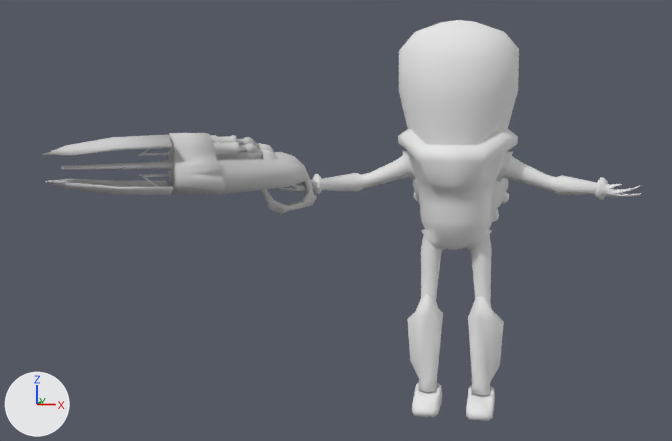
A saved change to the Blender file Tools/Models/Players/martianwarrior.blend.
One viewpoint serves both versions: a camera (50 mm lens) standing at (13.3, -139.2, 33.1) and looking at (-18.2, 5.2, 17.0). Lighting does not change. The marker at lower left points along +X, +Y and +Z.

Before the edit, the objects in view are built like this:
```python
ob_blaster = bpy.data.objects.new('blaster', me_blaster)
ob_blaster.location = (-7.8, 4.8, 13.3)
ob_blaster.rotation_euler = (-0.0416, 0.0549, -1.167)  # degrees (-2.4, 3.1, -67)
ob_blaster.scale = (0.994, 0.994, 0.994)
ob_body = bpy.data.objects.new('Body', me_martian_md2)
ob_body.location = (18.4, 5.3, 33.2)
ob_body.scale = (0.953, 0.953, 0.953)
ob_grapple = bpy.data.objects.new('grapple', me_grapple)
ob_grapple.location = (-18.0, -5.2, 35.5)
ob_grapple.rotation_euler = (0.0819, -0.0303, -1.242)  # degrees (4.7, -1.7, -71)
ob_grapple.scale = (0.477, 0.477, 0.477)
ob_minderaser = bpy.data.objects.new('minderaser', me_minderaser)
ob_minderaser.location = (-16.8, -1.1, 16.6)
ob_minderaser.rotation_euler = (-0.00956, -0.0184, -2.689)  # degrees (-0.5, -1.1, -154)
ob_minderaser.scale = (3.55, 3.55, 3.55)
ob_newrocketlauncher_001 = bpy.data.objects.new('newrocketlauncher.001', me_newrocketlauncher_001)
ob_newrocketlauncher_001.location = (-49.5, -4.6, 26.9)
ob_newrocketlauncher_001.rotation_euler = (0.000784, -0.018, 0.523)  # degrees (0, -1, 30)
ob_newrocketlauncher_001.scale = (4.27, 4.27, 4.27)
ob_newviolator = bpy.data.objects.new('newviolator', me_newviolator)
ob_newviolator.location = (0.7, 5.4, 24.1)
ob_newviolator.rotation_euler = (0.0386, 0.006, 5.157)  # degrees (2.2, 0.3, 295)
ob_newviolator.scale = (0.545, 0.545, 0.545)
ob_smartgun = bpy.data.objects.new('smartgun', me_smartgun)
ob_smartgun.location = (-22.3, -2.3, 29.7)
ob_smartgun.rotation_euler = (0.00133, 0.0514, 0.559)  # degrees (0.1, 2.9, 32)
ob_smartgun.scale = (2.43, 2.43, 2.43)
ob_vaporizer = bpy.data.objects.new('vaporizer', me_vaporizer)
ob_vaporizer.location = (-62.4, -13.5, 34.5)
ob_vaporizer.rotation_euler = (0.0119, 0.000939, -1.038)  # degrees (0.7, 0.1, -59)
ob_vaporizer.scale = (1.05, 1.05, 1.05)
ob_violator = bpy.data.objects.new('violator', me_violator)
ob_violator.location = (-34.2, 2.5, 30.1)
ob_violator.rotation_euler = (0.0, 0.0, 2.076)  # degrees (0, 0, 119)
ob_violator.scale = (1.02, 1.02, 1.02)
# also in view: 'Helmet' at (0.0, 13.9, 39.0); 'beamgun' at (-40.8, -1.5, 24.3)
```
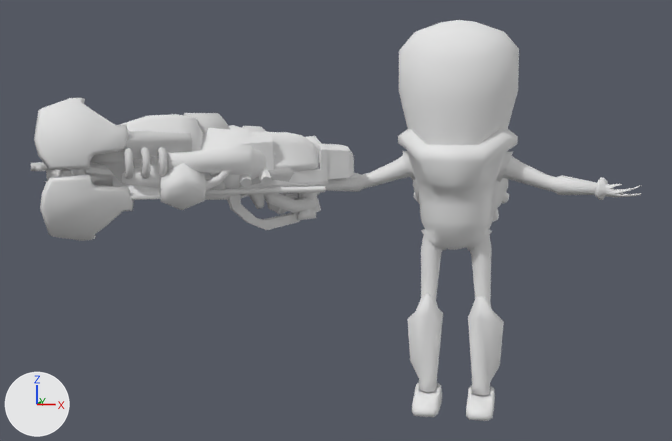
Where the change shows, as pixel boxes (x1, y1, x2, y2) in the pictures (672 x 441 px):
'minderaser', shown
    after: (34, 98, 319, 241)
'smartgun', shown
    after: (134, 126, 298, 213)
'newviolator', shown
    after: (70, 131, 354, 218)
'vaporizer', shown
    after: (90, 113, 230, 184)
'flamethrower', shown
    after: (160, 125, 298, 210)
'grapple', shown
    after: (112, 174, 326, 200)
'blaster', shown
    after: (228, 143, 317, 230)
'newrocketlauncher.001', shown
    after: (133, 146, 318, 213)
'chaingun2', shown
    after: (56, 170, 250, 200)
'violator', shown
    after: (46, 136, 322, 209)
'newdisruptor', shown
    after: (31, 162, 302, 198)
'beamgun', unchanged, covered by the edit
    before: (42, 133, 317, 214)
    after: (44, 136, 296, 214)

The change, as a list of edits to the scene's bpy script:
```text
Change ob_minderaser:
    remove ob_minderaser.hide_viewport = True
Change ob_newviolator:
    remove ob_newviolator.hide_viewport = True
Change ob_blaster:
    remove ob_blaster.hide_viewport = True
Change ob_grapple:
    remove ob_grapple.hide_viewport = True
Change ob_newrocketlauncher_001:
    remove ob_newrocketlauncher_001.hide_viewport = True
Change ob_violator:
    remove ob_violator.hide_viewport = True
Change ob_vaporizer:
    remove ob_vaporizer.hide_viewport = True
Change ob_smartgun:
    remove ob_smartgun.hide_viewport = True
Change ob_flamethrower:
    remove ob_flamethrower.hide_viewport = True
Change ob_chaingun2:
    remove ob_chaingun2.hide_viewport = True
Change ob_newdisruptor:
    remove ob_newdisruptor.hide_viewport = True
```
